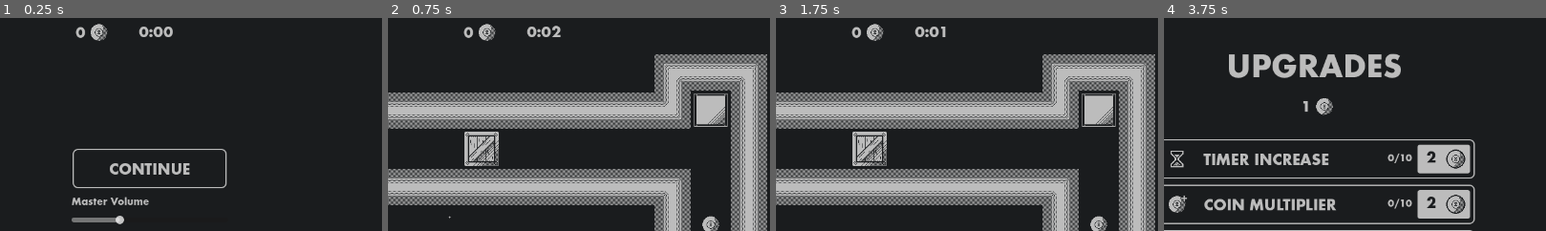
Above: before the commit, frames 1-4 (left to right).
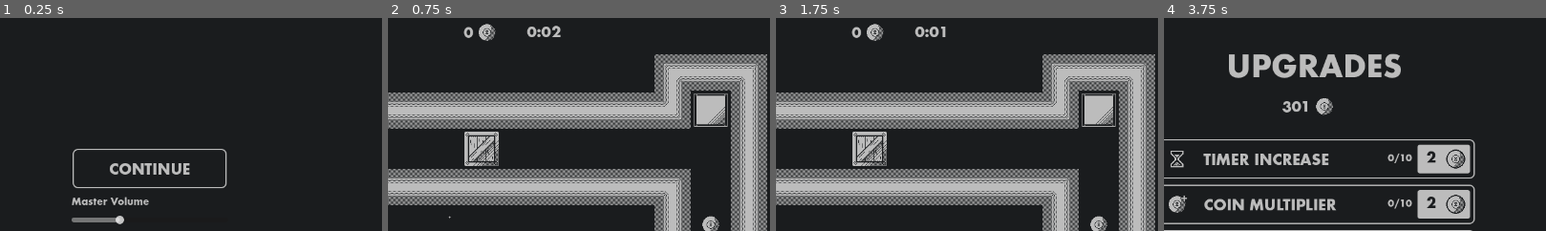
Above: after the commit, the same moments.

Repository: ParryTotato/1BitJam2025
Game: Godot game, scene res://Scenes/Main/main.tscn
The game is run twice, just before and just after one commit, with the same random seed, the same clock (stepped at 60 frames per second) and the same inputs.
Inputs (mouse positions are % of the whole screen's width and height, from its top left):
- Up to frame 1 (0.25 s): no input
- Up to frame 2 (0.75 s): click (50, 35) at 0.5 s
- Up to frame 3 (1.75 s): tap Enter at 1.25 s; hold Right (ui_right) from 1.28 s (still down); tap T (translocate) at 1.35 s; tap M (magnet, bound only after the commit) at 1.55 s
- Up to frame 4 (3.75 s): release Right (ui_right) at 2.03 s; hold Down (ui_down) 2.03-2.78 s; tap M (magnet, bound only after the commit) at 2.1, 3.05, 3.6 s; tap T (translocate) at 2.3, 2.85 s; hold Right (ui_right) 2.78-3.53 s; hold Up (ui_up) from 3.53 s (still down)
The pictures show only the part of the screen within x 30-80%, y 0-50%; the shares and areas given below are measured in that part.

The runs differ from the first frame. In frame 1, 0.7% of the frame differs, in the area x 19-46%, y 2-11%; in frame 2, nothing differs; in frame 3, nothing differs; in frame 4, 0.2%.

Commit message:
magnet and kicking by 3

Diff:
--- a/Scenes/Box/Scripts/box.gd
+++ b/Scenes/Box/Scripts/box.gd
@@ -10,7 +10,7 @@
 	if being_pushed:
 		return false
 	being_pushed = true
-	var push_distance = direction.normalized() * grid_size * (2 if kick_boots_active else 1)
+	var push_distance = direction.normalized() * grid_size * (3 if kick_boots_active else 1)
 	var target_pos = position + push_distance
 	var space_state = get_world_2d().direct_space_state
 	var query = PhysicsRayQueryParameters2D.create(position, target_pos, collision_mask, [self, pusher])
@@ -21,21 +21,50 @@
 			target_pos -= direction.normalized() * grid_size
 			query = PhysicsRayQueryParameters2D.create(position, target_pos, collision_mask, [self, pusher])
 			result = space_state.intersect_ray(query)
-			if !result:
-				move_box_success(target_pos)
-				return true
+			if result:
+				target_pos -= direction.normalized() * grid_size
+				query = PhysicsRayQueryParameters2D.create(position, target_pos, collision_mask, [self, pusher])
+				result = space_state.intersect_ray(query)
+				if !result:
+					move_box_success(target_pos, 0.4)
+					return true
+			move_box_success(target_pos, 0.4)
+			return true
 		being_pushed = false
 		return false
 
 	# Move the box
-	move_box_success(target_pos)
+	move_box_success(target_pos, 0.2)
 	return true
 
 func _on_push_complete():
 	being_pushed = false
 	emit_signal("push_completed")
 
-func move_box_success(target_pos: Vector2):
+func pull(direction: Vector2, puller: Node):
+	if being_pushed:
+		return false
+	being_pushed = true
+
+	var pull_distance = direction.normalized() * grid_size
+	var target_pos = puller.position + pull_distance
+
+	var space_state = get_world_2d().direct_space_state
+	var query = PhysicsRayQueryParameters2D.create(
+		position,
+		target_pos,
+		collision_mask,
+		[self, puller]
+	)
+	var result = space_state.intersect_ray(query)
+
+	if result:
+		being_pushed = false
+		return false
+
+	move_box_success(target_pos, 0.4)
+
+func move_box_success(target_pos: Vector2, time_to_move: float):
 	var tween = create_tween()
-	tween.tween_property(self, "position", target_pos, 0.2)
+	tween.tween_property(self, "position", target_pos, time_to_move)
 	tween.finished.connect(_on_push_complete)
--- a/Scenes/Box/box.tscn
+++ b/Scenes/Box/box.tscn
@@ -6,7 +6,7 @@
 [sub_resource type="RectangleShape2D" id="RectangleShape2D_h1bgf"]
 size = Vector2(58, 58)
 
-[node name="Box" type="CharacterBody2D"]
+[node name="Box" type="CharacterBody2D" groups=["box"]]
 script = ExtResource("1_8rww4")
 metadata/_edit_group_ = true
 
--- a/Scenes/Main/Scripts/main.gd
+++ b/Scenes/Main/Scripts/main.gd
@@ -2,6 +2,8 @@
 
 
 @onready var game: Node2D = $Game
+@onready var coin_symbol : Sprite2D = $Coin
+@onready var coin_label : Label = $CoinCountLabel
 @onready var timer: Timer = $TimerDuration
 @onready var timer_label: Label = $TimerDuration/TimerDurationLabel
 @onready var upgrade_shop: Control = $UI/UpgradeShop
@@ -17,6 +19,9 @@
 	Messenger.coin_collected.connect(_on_coin_collected)
 
 func show_main_menu():
+	timer_label.visible = false
+	coin_symbol.visible = false
+	coin_label.visible = false
 	main_menu.visible = true
 	upgrade_shop.visible = false
 	game.visible = false
@@ -28,6 +33,8 @@
 	load_level("res://Scenes/Levels/Level_1.tscn")
 	timer.start()
 	timer_label.visible = true
+	coin_symbol.visible = true
+	coin_label.visible = true
 
 func _on_timer_duration_timeout() -> void:
 	if upgrade_shop.visible:
--- a/Scenes/Player/Scripts/player.gd
+++ b/Scenes/Player/Scripts/player.gd
@@ -46,6 +46,8 @@
 		input_dir.y = 1
 	elif has_translocator and Input.is_action_just_pressed("translocate"):
 		handle_translocator()
+	elif has_magnet and Input.is_action_just_pressed("magnet"):
+		handle_magnet()
 
 	if input_dir != Vector2.ZERO:
 		var new_target = target_position + (input_dir * grid_size)
@@ -86,6 +88,14 @@
 		$AnimatedSprite2D.play("down")
 		last_direction = "down"
 
+func get_facing_from_animation() -> Vector2:
+	match $AnimatedSprite2D.animation:
+		"right": return Vector2.RIGHT
+		"left": return Vector2.LEFT
+		"up": return Vector2.UP
+		"down": return Vector2.DOWN
+		_: return Vector2.UP
+
 func _on_move_complete():
 	is_moving = false
 
@@ -93,10 +103,32 @@
 	is_pushing = false
 
 func reset_player():
+	is_moving = false
+	is_pushing = false
 	position = starting_position
 	target_position = starting_position
 	is_moving = false
 	reset_translocator()
+	force_update_transform()
+
+func handle_magnet():
+	var pull_direction = get_facing_from_animation()
+	var space_state = get_world_2d().direct_space_state
+	var check_distance = grid_size * 3
+	var check_end = position + (pull_direction * check_distance)
+
+	var query = PhysicsRayQueryParameters2D.create(
+		position,
+		check_end,
+		collision_mask,
+		[self]
+	)
+	var result = space_state.intersect_ray(query)
+
+	print(result)
+
+	if result and result.collider.has_method("pull"):
+		result.collider.pull(pull_direction, self)
 
 func reset_translocator():
 	if translocator != null:
@@ -111,7 +143,6 @@
 	else:
 		position = translocator.position
 		target_position = position
-		#TODO: decide if we remove the translocator once we TP to it
 		reset_translocator()
 
 func _on_kick_upgraded():
--- a/Scenes/UpgradeShop/Scripts/upgrade_shop.gd
+++ b/Scenes/UpgradeShop/Scripts/upgrade_shop.gd
@@ -1,7 +1,7 @@
 class_name UpgradeShop
 extends Control
 
-var coin_count: int = 0
+var coin_count: int = 300
 var coin_spent: int = 0
 var coin_multiplier: int = 0
 var coin_mult_per_upgrade_tier: int = 2
--- a/Scripts/level.gd
+++ b/Scripts/level.gd
@@ -31,11 +31,14 @@
 			goal_count += 1
 
 func reset_level():
+	Input.action_release("ui_up")
+	Input.action_release("ui_down")
+	Input.action_release("ui_left")
+	Input.action_release("ui_right")
 	set_physics_process(false)
 	for child in get_children():
 		if child.name in original_positions:
 			child.position = original_positions[child.name]
-
 			if child.has_method("reset_player"):
 				child.reset_player()
 	set_physics_process(true)
--- a/project.godot
+++ b/project.godot
@@ -59,6 +59,11 @@
 "events": [Object(InputEventKey,"resource_local_to_scene":false,"resource_name":"","device":-1,"window_id":0,"alt_press …(192 unchanged characters)…
 ]
 }
+magnet={
+"deadzone": 0.2,
+"events": [Object(InputEventKey,"resource_local_to_scene":false,"resource_name":"","device":-1,"window_id":0,"alt_pressed":false,"shift_pressed":false,"ctrl_pressed":false,"meta_pressed":false,"pressed":false,"keycode":0,"physical_keycode":77,"key_label":0,"unicode":109,"location":0,"echo":false,"script":null)
+]
+}
 
 [rendering]
 
